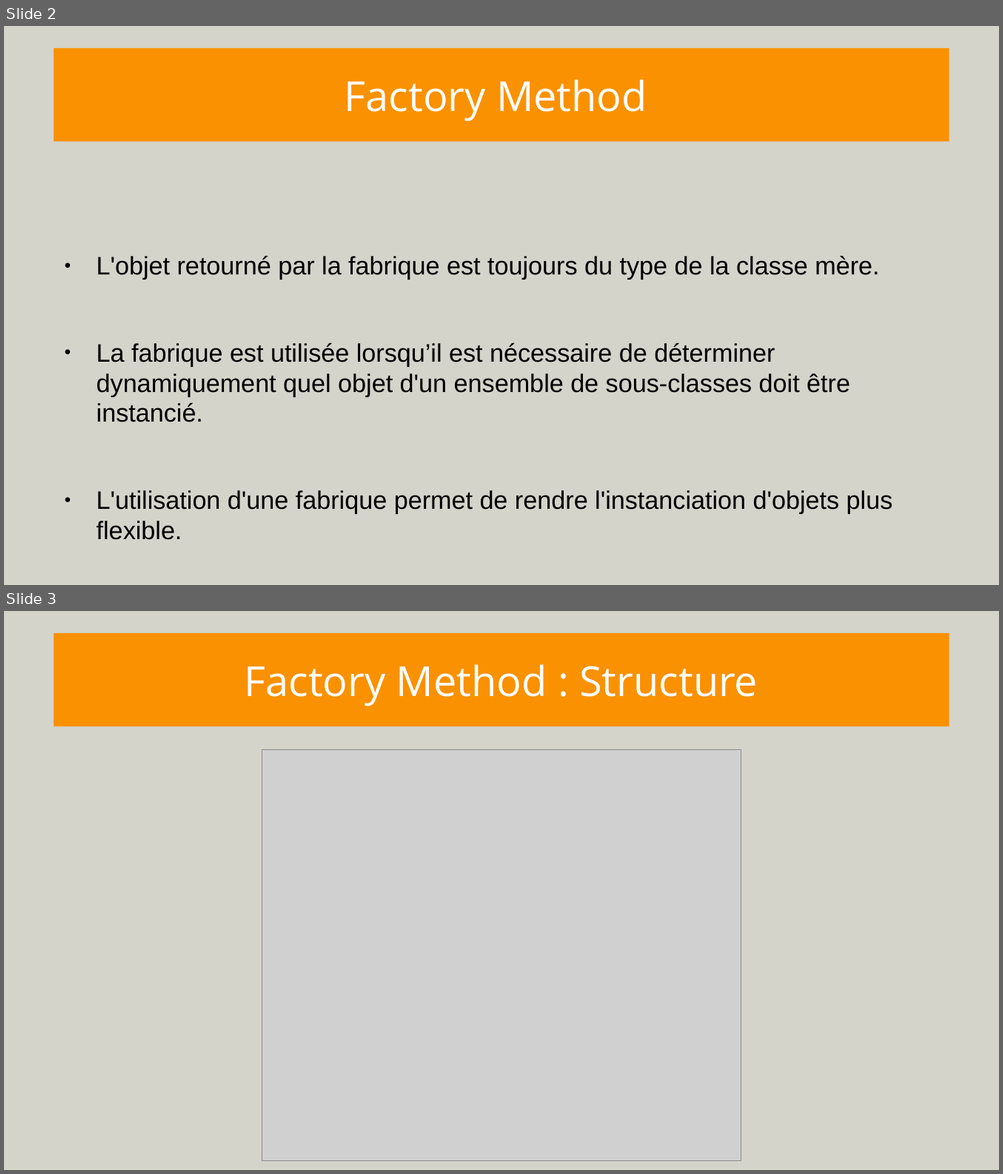
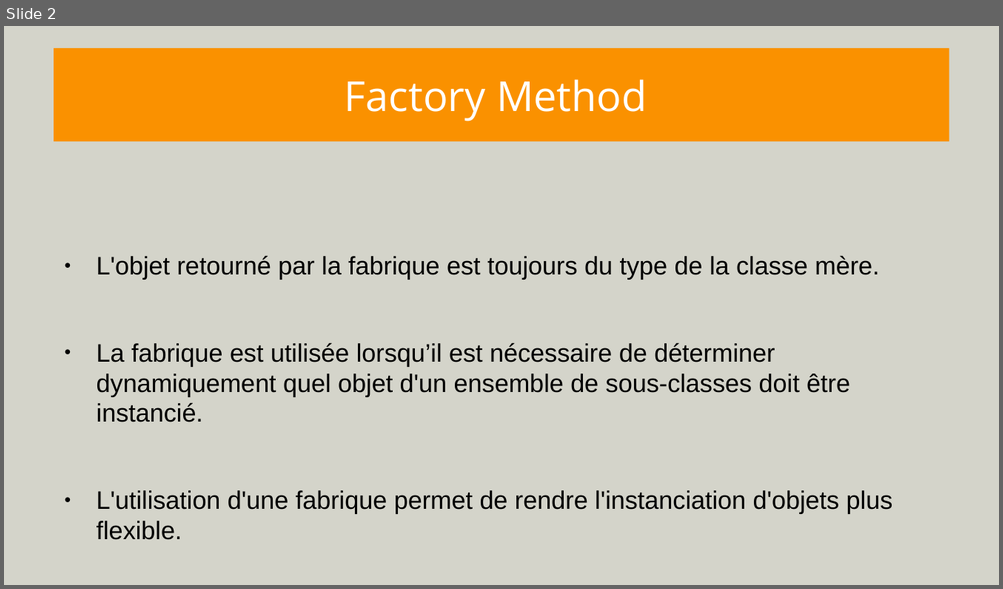
Before and after one commit to CamilleINGOUF/M2_POOA, a slide deck: ExposeFactories/presentation.odp. Shown one above the other, each under a label of ours: slides 2 and 3 before the commit, slide 2 after it. The pictures are 1003x1174 and 1003x589 pixels, drawn with LibreOffice and Linux fonts; fonts in the diff are those of the drawing; grey boxes stand for pictures. Boxes give left, top, right and bottom in pixels: in the first picture for what was removed or moved away, otherwise in the second. Text is boxed around its words. In the diff, an @@ line names an element or a change of style, - is before the commit and + after.

```diff
--- a/ExposeFactories/presentation.odp
+++ b/ExposeFactories/presentation.odp
@@ slide 3 removed at bbox=[4, 611, 999, 1170], background #D4D4CA @@
@@ title removed at bbox=[54, 633, 949, 727] @@
-Factory Method : Structure
@@ picture removed at bbox=[262, 750, 740, 1162] @@
@@ picture removed at bbox=[338, 750, 669, 1034] @@
```
Also in this commit, not shown: 1 other file.
